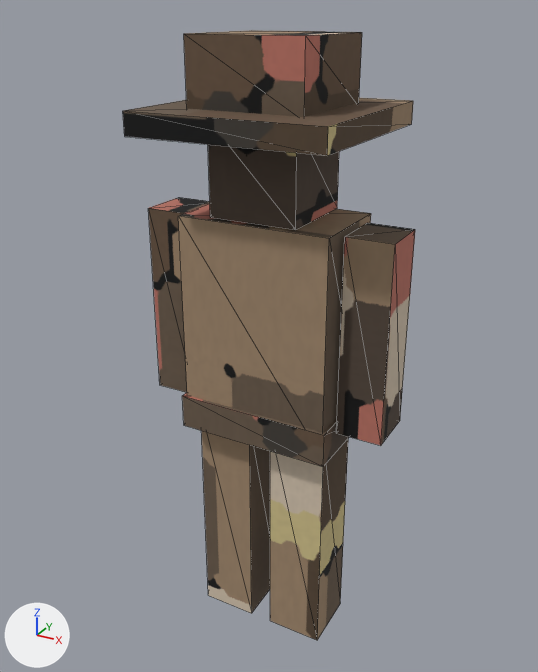
The glTF model public/models/character.glb as it was, and as the next commit left it.
Before and after are seen from a 50 mm camera at (0.93, -1.725, 1.834) aimed at (-0.03, 0.02, 0.961). The lights are fixed; the arrows at lower left show +X, +Y and +Z. The first picture is the older version. Mesh edges are drawn as thin lines. Vertices at exactly the same position are counted once.

Names of what the first picture shows: 'character_mesh'.
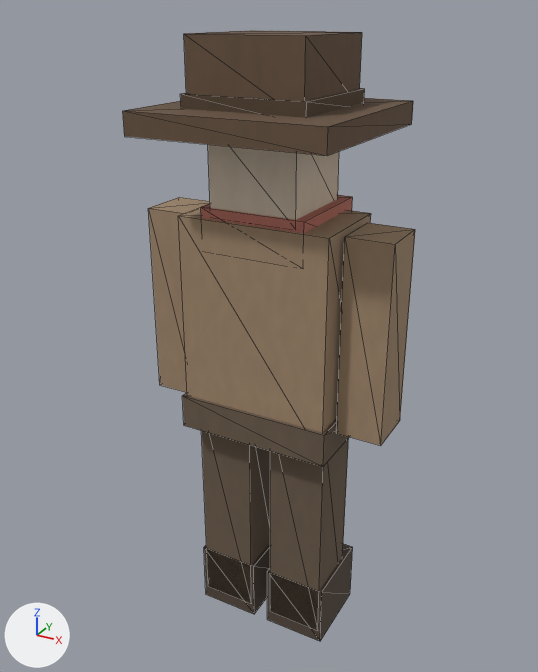
Changed parts and their boxes (x1, y1, x2, y2) in the pictures (538 x 672 px; the box of a moved part takes in the faces that stretch with it):
```json
{"object": "character_mesh", "change": "reshaped", "before": [123, 30, 415, 640], "after": [123, 30, 415, 641]}
{"part": 1, "of": "me_cube", "change": "moved or reshaped", "before": [202, 431, 270, 613], "after": [202, 431, 270, 604]}
{"part": 2, "of": "me_cube", "change": "moved or reshaped", "before": [270, 439, 348, 640], "after": [270, 439, 348, 630]}
{"part": 3, "of": "me_cube", "change": "added", "after": [204, 543, 270, 614]}
{"part": 4, "of": "me_cube", "change": "added", "after": [267, 544, 353, 641]}
{"part": 5, "of": "me_cube", "change": "added", "after": [201, 195, 353, 234], "on screen": "brown"}
{"part": 6, "of": "me_cube", "change": "added", "after": [180, 88, 365, 118], "on screen": "brown"}
{"part": 7, "of": "me_cube", "change": "surface changed", "before": [123, 30, 415, 467], "after": [123, 30, 415, 467]}
```

Scene script edits in JSON lines:
```json
{"block": "me_cube", "where": "# used by ob_character_mesh; location = (0.0, 0.0, 0.0)"}
{"op": "remove", "block": "me_cube", "code": "me_cube.from_pydata(...)  # 72 vertices, 108 faces; spans x -0.37..0.37, y -0.27..0.27, z 0.0..1.78"}
{"op": "add", "block": "me_cube", "code": "me_cube.from_pydata(...)  # 136 vertices, 204 faces; spans x -0.37..0.37, y -0.27..0.27, z 0.0..1.78"}
{"block": "me_cube", "change": "me_cube part 1: the loose piece of 8 vertices spanning x -0.2..-0.03, y -0.09..0.09, z 0.0..0.72 is moved by (0.0, 0.0, 0.04)"}
{"block": "me_cube", "change": "me_cube part 2: the loose piece of 8 vertices spanning x 0.03..0.2, y -0.09..0.09, z 0.0..0.72 is moved by (0.0, 0.0, 0.04)"}
{"block": "me_cube", "change": "me_cube part 3: a new loose piece, a box spanning x -0.22..-0.02, y -0.09..0.15, z 0.0..0.2, in mat_drifter_baked (picture img_drifter_albedo)"}
{"block": "me_cube", "change": "me_cube part 4: a new loose piece, a box spanning x 0.02..0.22, y -0.09..0.15, z 0.0..0.2, in mat_drifter_baked (picture img_drifter_albedo)"}
{"block": "me_cube", "change": "me_cube part 5: a new loose piece, a box spanning x -0.15..0.15, y -0.13..0.17, z 1.24..1.36, in mat_drifter_baked (picture img_drifter_albedo)"}
{"block": "me_cube", "change": "me_cube part 6: a new loose piece, a box spanning x -0.17..0.17, y -0.17..0.17, z 1.595..1.645, in mat_drifter_baked (picture img_drifter_albedo)"}
{"block": "me_cube", "change": "me_cube part 7: 84 kept faces spanning x -0.37..0.37, y -0.27..0.27, z 0.69..1.78 get new texture (UV) coordinates"}
{"block": "me_cube", "change": "other edits to the shape of me_cube do not show in these pictures"}
```
